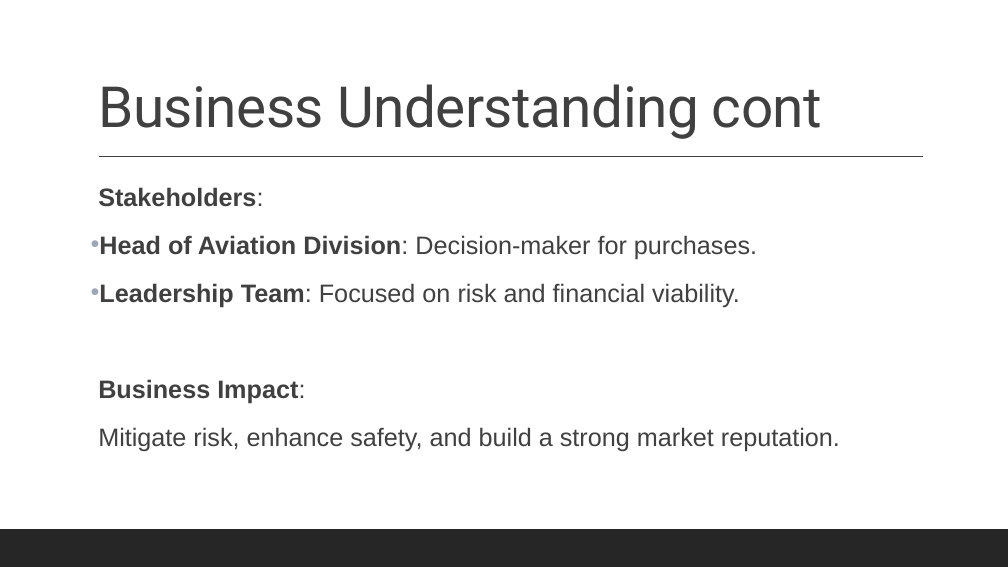
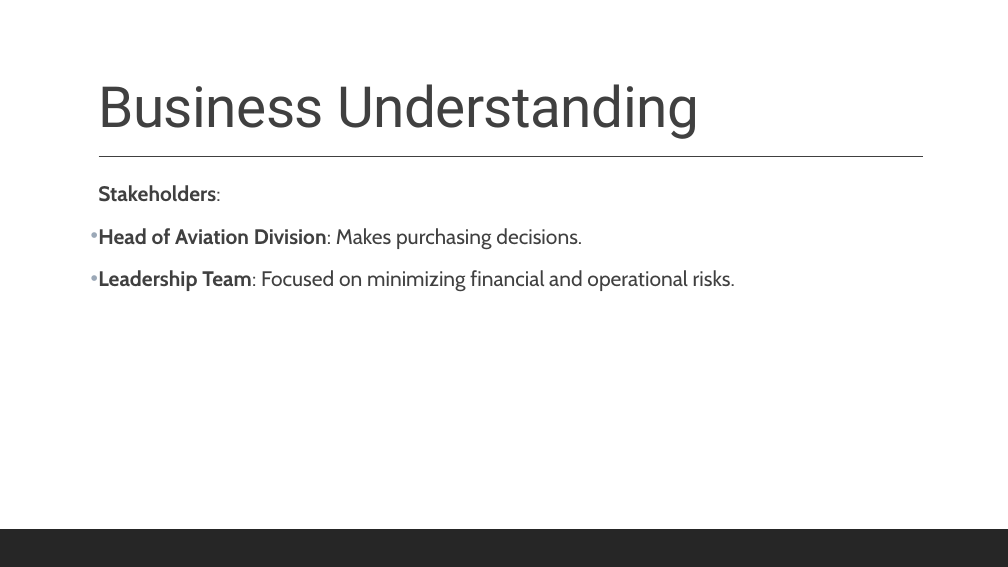
Before and after one commit to Lydia-byte-rgb/Phase-1-Project_Lydia, a slide deck: slide 3 of Phase_1_Project Slides.pptx (slide 5 before the commit). Drawn at 1008x567 pixels with LibreOffice and Linux fonts; fonts in the diff are those of the drawing. Boxes give left, top, right and bottom in pixels: in the first picture for what was removed or moved away, otherwise in the second. Text is boxed around its words. In the diff, an @@ line names an element or a change of style, - is before the commit and + after.

```diff
--- a/Phase_1_Project Slides.pptx
+++ b/Phase_1_Project Slides.pptx
@@ title at (98,84,699,139): text changed @@
-Business Understanding cont
+Business Understanding
@@ text at (98,185,220,202): size 24 to 20 pt, font Arial to Cabin in "Stakeholders:" @@
@@ text at (98,228,735,292): text changed; size 24 to 20 pt; font Arial to Cabin @@
-• Head of Aviation Division: Decision-maker for purchases.
-• Leadership Team: Focused on risk and financial viability.
-  Business Impact:
-  Mitigate risk, enhance safety, and build a strong market reputation.
+• Head of Aviation Division: Makes purchasing decisions.
+• Leadership Team: Focused on minimizing financial and operational risks.
```
Also in this commit, not shown: 9 other slides changed, 3 slides added, 1 slide removed, 2 other files.
